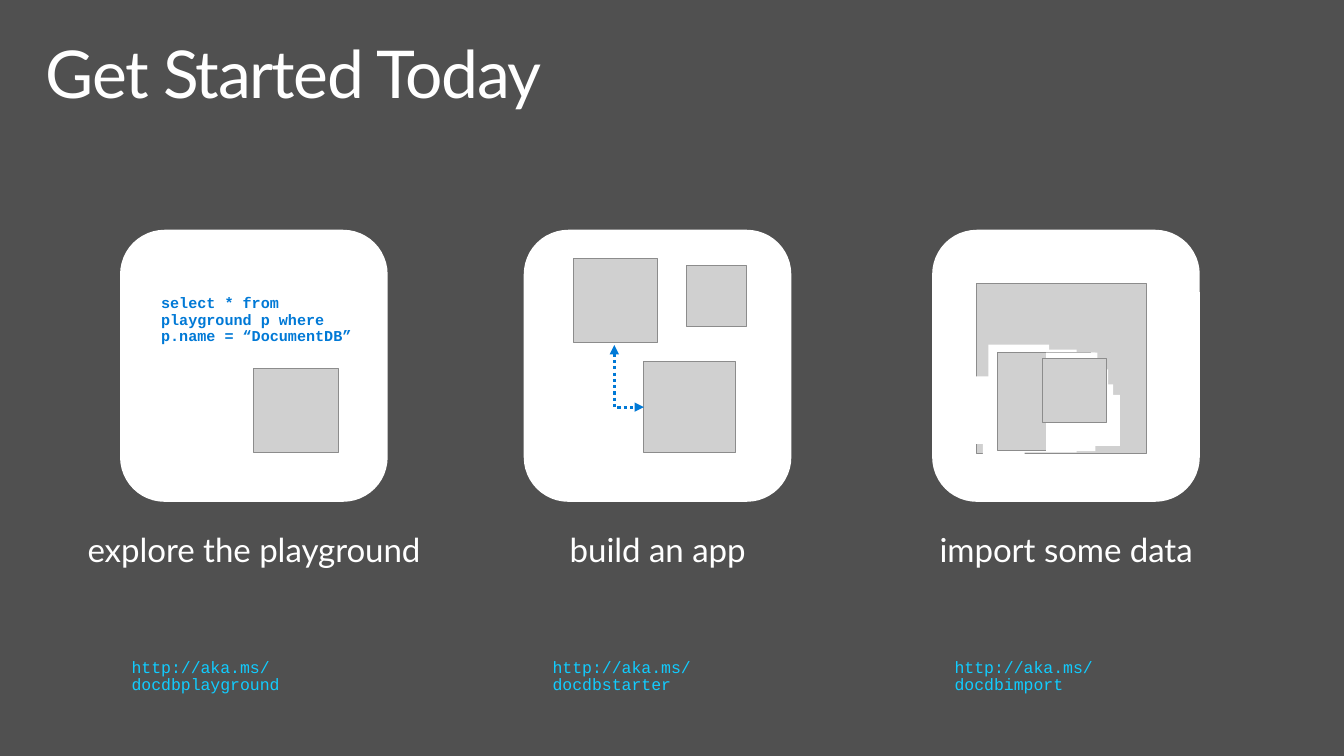
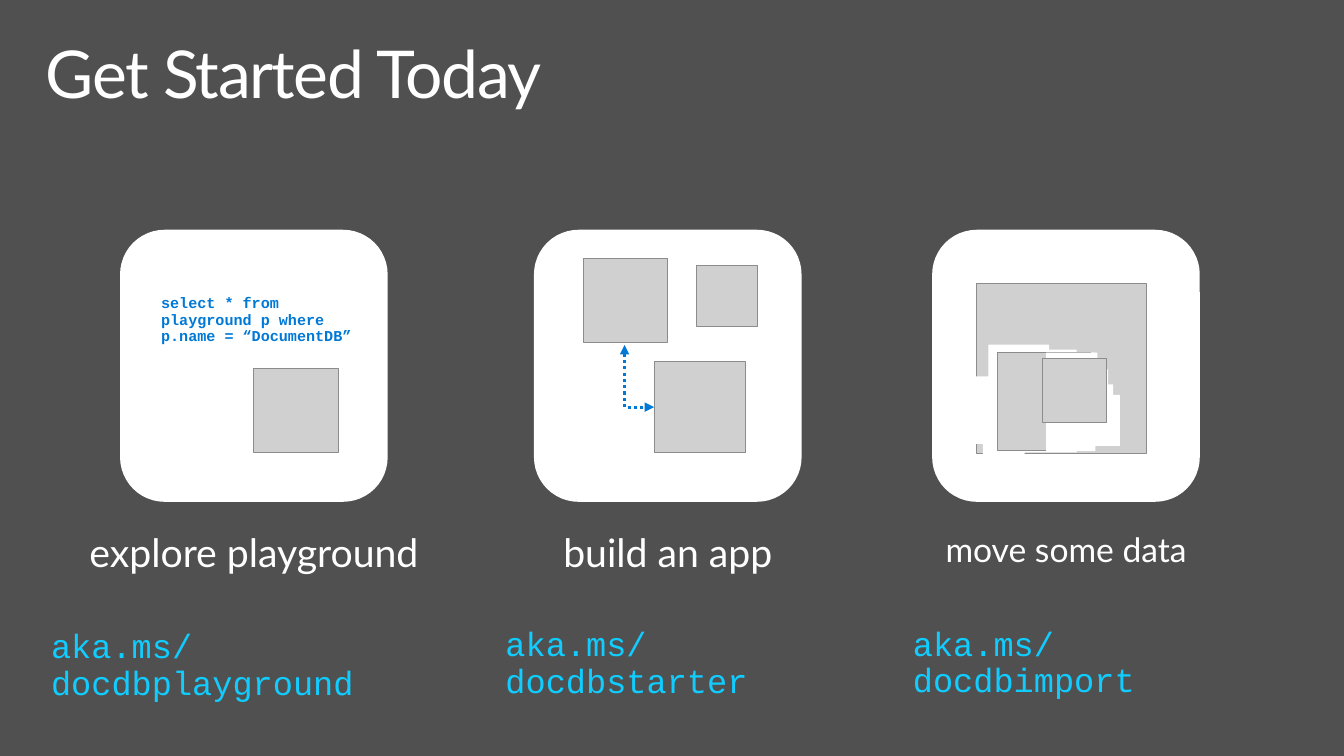
Before and after one commit to dmakogon/nosqlnow2015, a slide deck: slide 9 of indexing-nirvana.pptx (slide 14 before the commit). Drawn at 1344x756 pixels with LibreOffice and Linux fonts; fonts in the diff are those of the drawing; grey boxes stand for pictures; background and template pictures are left out. Boxes give left, top, right and bottom in pixels: in the first picture for what was removed or moved away, otherwise in the second. Text is boxed around its words. In the diff, an @@ line names an element or a change of style, - is before the commit and + after.

Commit message:
bigger fonts

```diff
--- a/indexing-nirvana.pptx
+++ b/indexing-nirvana.pptx
@@ 3 pictures, 1 rounded rectangle, 1 elbow double arrow: place and size @@
-3 pictures, 1 rounded rectangle, 1 elbow double arrow at box(524, 230, 792, 502)
+3 pictures, 1 rounded rectangle, 1 elbow double arrow at box(534, 230, 803, 502)
@@ text at box(89, 538, 419, 574): text changed; size 23.5 to 28 pt @@
-explore the playground
+explore playground
@@ text "build an app": place and size @@
-text "build an app" at box(570, 537, 745, 568)
+text "build an app" at box(563, 538, 772, 574)
@@ text "build an app" at box(563, 538, 772, 574): size 23.5 to 28 pt @@
@@ text at box(946, 537, 1187, 563): text changed; size 23.5 to 24 pt @@
-import some data
+move some data
@@ text at box(51, 634, 354, 702): text changed; size 11.8 to 24 pt @@
-http://aka.ms/docdbplayground
+aka.ms/docdbplayground
@@ text at box(505, 632, 747, 694): text changed; size 11.8 to 24 pt @@
-http://aka.ms/docdbstarter
+aka.ms/docdbstarter
@@ text at box(913, 631, 1135, 699): text changed; size 11.8 to 24 pt @@
-http://aka.ms/docdbimport
+aka.ms/docdbimport
```
Also in this commit, not shown: 3 other slides changed, 6 slides removed.
